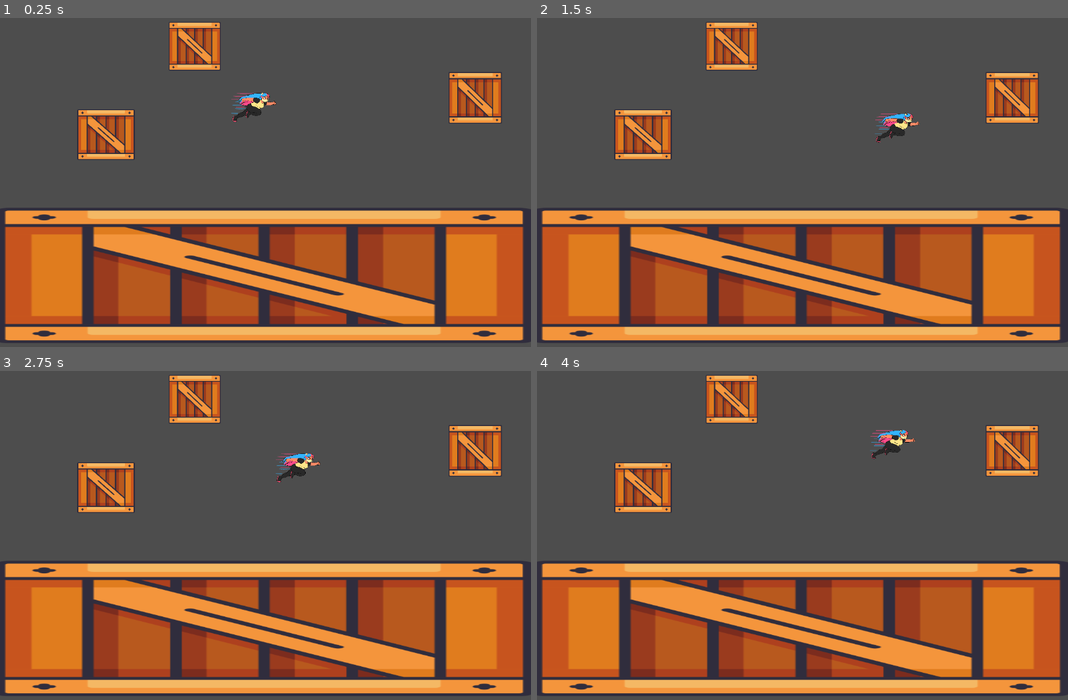
Above: before the commit, frames 1-4 (two rows, left to right).
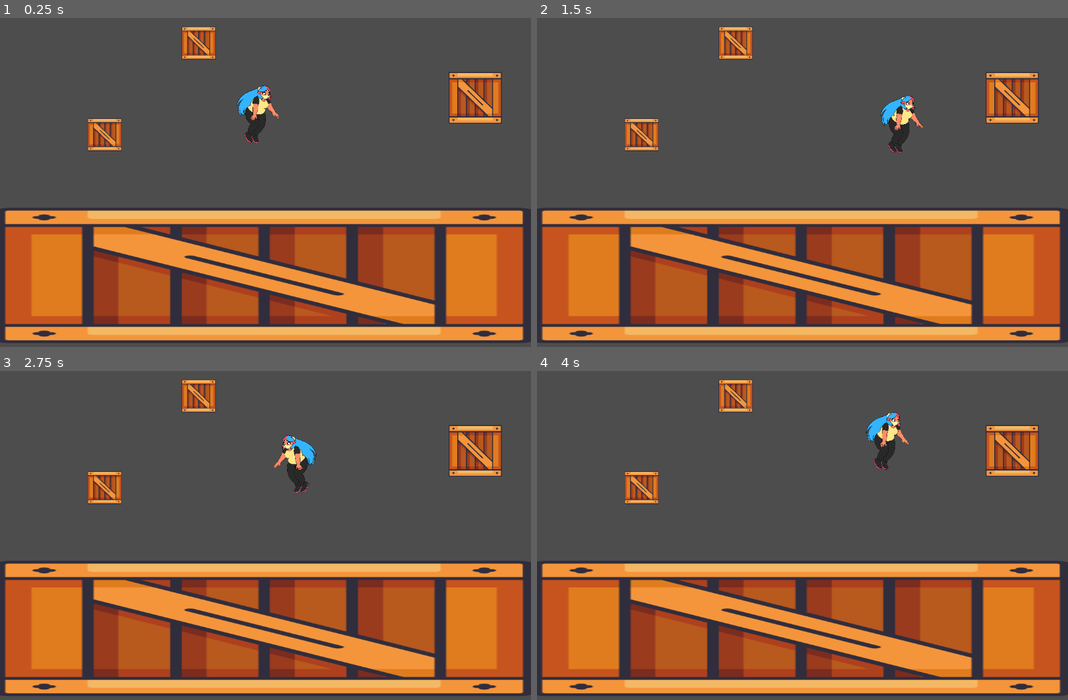
Above: after the commit, the same moments.

Repository: FelipeFik11/Mov-2D-arte-
Game: Godot game, scene res://nivel.tscn
Two runs of this game, one before a commit and one after it. Both use one fixed random seed, a clock stepped at 60 frames per second and the inputs below. The project has no main scene, so this scene is started directly.
Inputs:
- Up to frame 1 (0.25 s): no input
- Up to frame 2 (1.5 s): hold D (derecha) from 0.53 s (still down); tap Shift (dash) at 0.6, 1.35 s; tap Space (saltar) at 0.77 s
- Up to frame 3 (2.75 s): tap Space (saltar) at 1.52 s; release D (derecha) at 2.03 s; hold A (izquierda) from 2.03 s (still down); tap Shift (dash) at 2.1 s
- Up to frame 4 (4 s): release A (izquierda) at 2.78 s; hold D (derecha) from 2.78 s (still down); tap Shift (dash) at 2.85, 3.6 s; tap Space (saltar) at 3.02, 3.77 s

The runs differ from the first frame. In frame 1, 3.5% of the frame differs, in the area x 14-53%, y 1-44%; in frame 2, 3.6%; in frame 3, 3.5%; in frame 4, 3.6%, in the area x 14-72%, y 1-44%.

Commit message:
configuración de animaciones

Diff:
--- a/character_body_2d.gd
+++ b/character_body_2d.gd
@@ -1,5 +1,4 @@
 extends CharacterBody2D
-
 @export var speed = 300
 @export var acceleration = 800
 @export var friction = 600
@@ -14,10 +13,28 @@
 var dash_cooldown_timer = 2
 var dash_direction = 0
 var max_dash = 1
-
+var double_jump_used = false
 var jump_count = 0
 var max_jumps = 2
+
+
 func _physics_process(delta: float) -> void:
+	if not is_on_floor():
+		if velocity.y < 0:
+			$AnimatedSprite2D.play("jump")
+		else:
+			$AnimatedSprite2D.play("Fall")
+	else:
+		if velocity.x == 0:
+			$AnimatedSprite2D.play("Idle")
+		else:
+			$AnimatedSprite2D.play("walk")
+	if velocity.x != 0:
+		$AnimatedSprite2D.flip_h = velocity.x < 0
+
+	if is_dashing:
+		$AnimatedSprite2D.play("dash")
+
 	if dash_cooldown_timer > 0:
 		dash_cooldown_timer -= delta
 	if Input.is_action_just_pressed("dash") and dash_cooldown_timer <= 0:
--- a/nivel.tscn
+++ b/nivel.tscn
@@ -7,10 +7,10 @@
 size = Vector2(1163, 223)
 
 [sub_resource type="RectangleShape2D" id="RectangleShape2D_h06de"]
-size = Vector2(114.5, 105.5)
+size = Vector2(72, 68)
 
 [sub_resource type="RectangleShape2D" id="RectangleShape2D_7gdj4"]
-size = Vector2(117.5, 104)
+size = Vector2(71.75, 66)
 
 [sub_resource type="RectangleShape2D" id="RectangleShape2D_j87l1"]
 size = Vector2(117, 108)
@@ -33,23 +33,23 @@
 [node name="plataforma" type="StaticBody2D" parent="." unique_id=2073252575]
 
 [node name="CollisionShape2D" type="CollisionShape2D" parent="plataforma" unique_id=624033512]
-position = Vector2(230, 322)
+position = Vector2(228, 323)
 shape = SubResource("RectangleShape2D_h06de")
 
 [node name="Sprite2D" type="Sprite2D" parent="plataforma" unique_id=268586303]
-position = Vector2(230, 324)
-scale = Vector2(0.24462882, 0.215332)
+position = Vector2(227, 324)
+scale = Vector2(0.1457519, 0.13891605)
 texture = ExtResource("2_h06de")
 
 [node name="plataforma 2" type="StaticBody2D" parent="." unique_id=248770560]
 
 [node name="CollisionShape2D" type="CollisionShape2D" parent="plataforma 2" unique_id=83446736]
-position = Vector2(421, 133)
+position = Vector2(430, 121)
 shape = SubResource("RectangleShape2D_7gdj4")
 
 [node name="Sprite2D" type="Sprite2D" parent="plataforma 2" unique_id=827070782]
-position = Vector2(422.375, 132)
-scale = Vector2(0.22119142, 0.20703126)
+position = Vector2(431, 125)
+scale = Vector2(0.14501955, 0.14062503)
 texture = ExtResource("2_h06de")
 
 [node name="Plataforma 3" type="StaticBody2D" parent="." unique_id=922728647]
--- a/player.tscn
+++ b/player.tscn
@@ -13,21 +13,29 @@
 [ext_resource type="Texture2D" uid="uid://d2t3h8kba8b0w" path="res://Sprites tarea 3 2D/Caminata 1.png" id="11_pbfsw"]
 
 [sub_resource type="RectangleShape2D" id="RectangleShape2D_i3pqv"]
-size = Vector2(40, 95)
+size = Vector2(59, 122)
 
 [sub_resource type="SpriteFrames" id="SpriteFrames_5tmop"]
 animations = [{
 "frames": [{
 "duration": 1.0,
+"texture": ExtResource("8_op7ga")
+}],
+"loop": true,
+"name": &"Fall",
+"speed": 5.0
+}, {
+"frames": [{
+"duration": 2.0,
 "texture": ExtResource("2_nvl01")
 }, {
-"duration": 1.0,
+"duration": 2.0,
 "texture": ExtResource("3_ivps1")
 }, {
-"duration": 1.0,
+"duration": 2.0,
 "texture": ExtResource("4_urp6f")
 }, {
-"duration": 1.0,
+"duration": 2.0,
 "texture": ExtResource("5_bwjto")
 }],
 "loop": true,
@@ -77,11 +85,11 @@
 script = ExtResource("1_4flbx")
 
 [node name="CollisionShape2D" type="CollisionShape2D" parent="." unique_id=1279496806]
-position = Vector2(547, 247.5)
+position = Vector2(556.5, 257)
 shape = SubResource("RectangleShape2D_i3pqv")
 
 [node name="AnimatedSprite2D" type="AnimatedSprite2D" parent="." unique_id=1690944825]
-position = Vector2(550, 241.00002)
-scale = Vector2(0.035435975, 0.0373586)
+position = Vector2(562.1963, 247.45216)
+scale = Vector2(0.05000241, 0.04853374)
 sprite_frames = SubResource("SpriteFrames_5tmop")
-animation = &"dash"
+animation = &"Idle"
